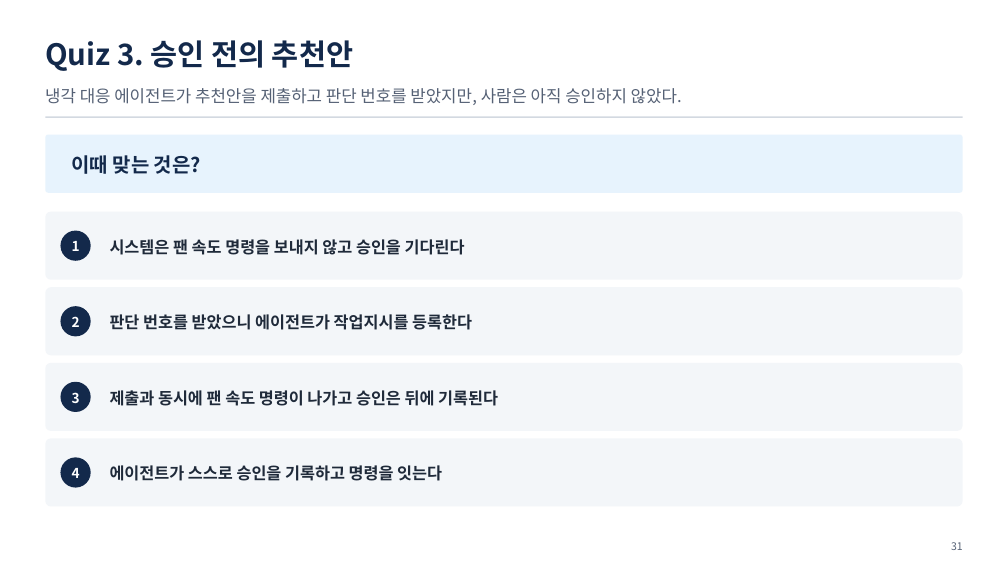
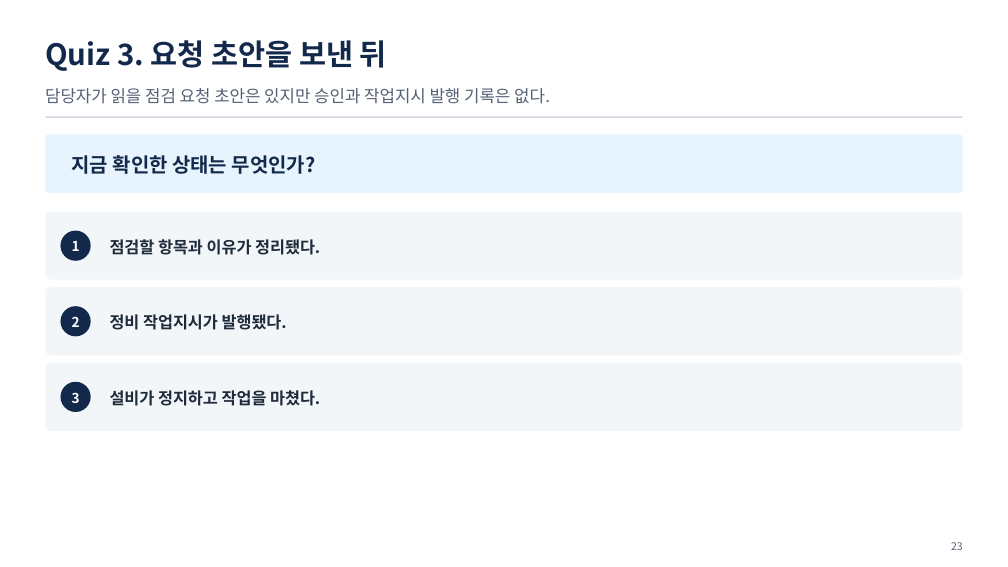
Before and after one commit to uengine-oss/hyd-iot-edu, a slide deck: slide 23 of workspace/강의제작/산출물/실전반/이론_오프라인/04회차/실전반_오프라인_04회차.pptx (slide 31 before the commit). Drawn at 1008x567 pixels with LibreOffice and Linux fonts; fonts in the diff are those of the drawing. Boxes give left, top, right and bottom in pixels: in the first picture for what was removed or moved away, otherwise in the second. Text is boxed around its words. In the diff, an @@ line names an element or a change of style, - is before the commit and + after.

```diff
--- a/workspace/강의제작/산출물/실전반/이론_오프라인/04회차/실전반_오프라인_04회차.pptx
+++ b/workspace/강의제작/산출물/실전반/이론_오프라인/04회차/실전반_오프라인_04회차.pptx
@@ text at bbox=[45, 40, 387, 71]: text changed @@
-Quiz 3. 승인 전의 추천안
+Quiz 3. 요청 초안을 보낸 뒤
@@ text at bbox=[45, 88, 550, 104]: text changed @@
-냉각 대응 에이전트가 추천안을 제출하고 판단 번호를 받았지만, 사람은 아직 승인하지 않았다.
+담당자가 읽을 점검 요청 초안은 있지만 승인과 작업지시 발행 기록은 없다.
@@ text at bbox=[72, 155, 316, 174]: text changed @@
-이때 맞는 것은?
+지금 확인한 상태는 무엇인가?
@@ text at bbox=[110, 239, 320, 255]: text changed @@
-시스템은 팬 속도 명령을 보내지 않고 승인을 기다린다
+점검할 항목과 이유가 정리됐다.
@@ text at bbox=[110, 314, 287, 330]: text changed @@
-판단 번호를 받았으니 에이전트가 작업지시를 등록한다
+정비 작업지시가 발행됐다.
@@ text at bbox=[110, 390, 320, 406]: text changed @@
-제출과 동시에 팬 속도 명령이 나가고 승인은 뒤에 기록된다
+설비가 정지하고 작업을 마쳤다.
@@ rounded rectangle removed at bbox=[45, 439, 963, 507] @@
@@ ellipse removed at bbox=[60, 457, 91, 488] @@
@@ text removed at bbox=[72, 468, 80, 478] @@
-4
@@ text removed at bbox=[110, 465, 442, 481] @@
-에이전트가 스스로 승인을 기록하고 명령을 잇는다
@@ text at bbox=[951, 542, 963, 550]: text changed @@
-31
+23
```
Also in this commit, not shown: 9 other slides changed, 13 slides added, 21 slides removed, 13 other files.
